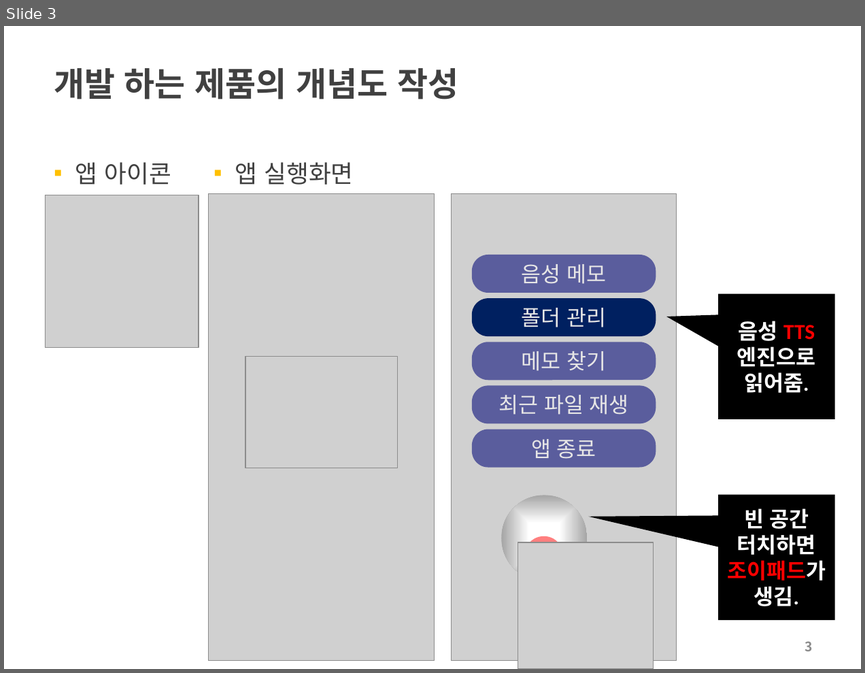
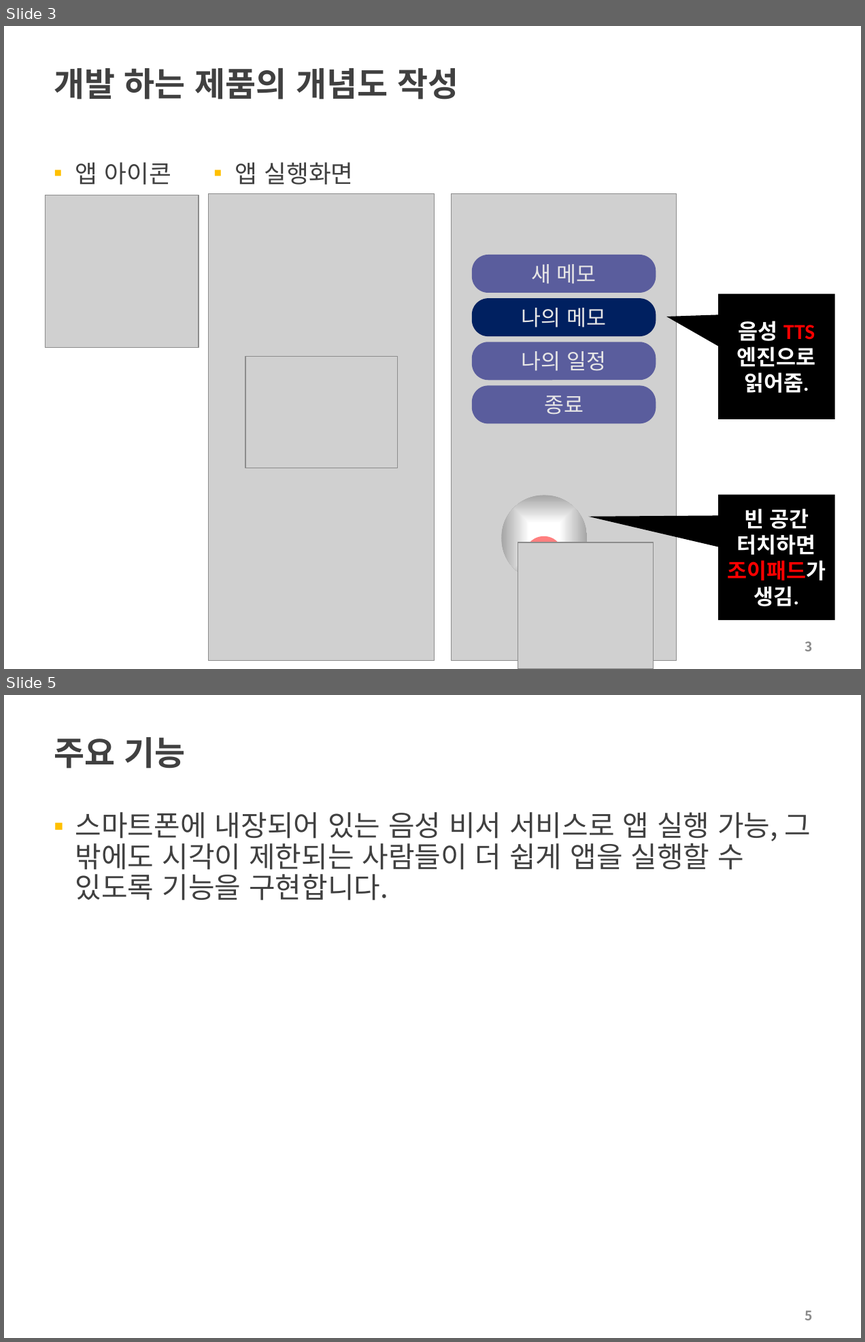
Before and after one commit to choisinho/capstone1, a slide deck: 2022-2-PreCapstoneDesign-최종보고서.pptx. Shown one above the other, each under a label of ours: slide 3 before the commit, slides 3 and 5 after it; the slides between them are not shown. The pictures are 865x673 and 865x1342 pixels, drawn with LibreOffice and Linux fonts; fonts in the diff are those of the drawing; grey boxes stand for pictures; background and template pictures are left out. Boxes give left, top, right and bottom in pixels: in the first picture for what was removed or moved away, otherwise in the second. Text is boxed around its words. In the diff, an @@ line names an element or a change of style, - is before the commit and + after.

```diff
--- a/2022-2-PreCapstoneDesign-최종보고서.pptx
+++ b/2022-2-PreCapstoneDesign-최종보고서.pptx
@@ slide 5 added at <box>4,695,861,1338</box>, background #FFFFFF @@
@@ title added at <box>54,737,186,768</box>, 28 pt, text #404040, bold @@
+주요 기능
@@ text added at <box>75,812,810,900</box>, 24 pt, text #404040 @@
+▪ 스마트폰에 내장되어 있는 음성 비서 서비스로 앱 실행 가능, 그 밖에도 시각이 제한되는 사람들이 더 쉽게 앱을 실행할 수 있도록 기능을 구현합니다.
@@ page number added at <box>805,1310,813,1320</box>, 11 pt, text #8C8C8C, bold @@
+5
@@ slide 3 changed as well @@
@@ text in rounded rectangle at <box>531,264,596,284</box>: text changed @@
-음성 메모
+새 메모
@@ text in rounded rectangle at <box>521,308,606,327</box>: text changed @@
-폴더 관리
+나의 메모
@@ text in rounded rectangle at <box>521,351,606,371</box>: text changed @@
-메모 찾기
+나의 일정
@@ text in rounded rectangle at <box>544,395,583,414</box>: text changed @@
-최근 파일 재생
+종료
@@ rounded rectangle removed at <box>472,429,656,467</box> @@
-앱 종료
```
Also in this commit, not shown: 2 other slides changed, 9 other slides added, 2 slides removed, 1 other file.
